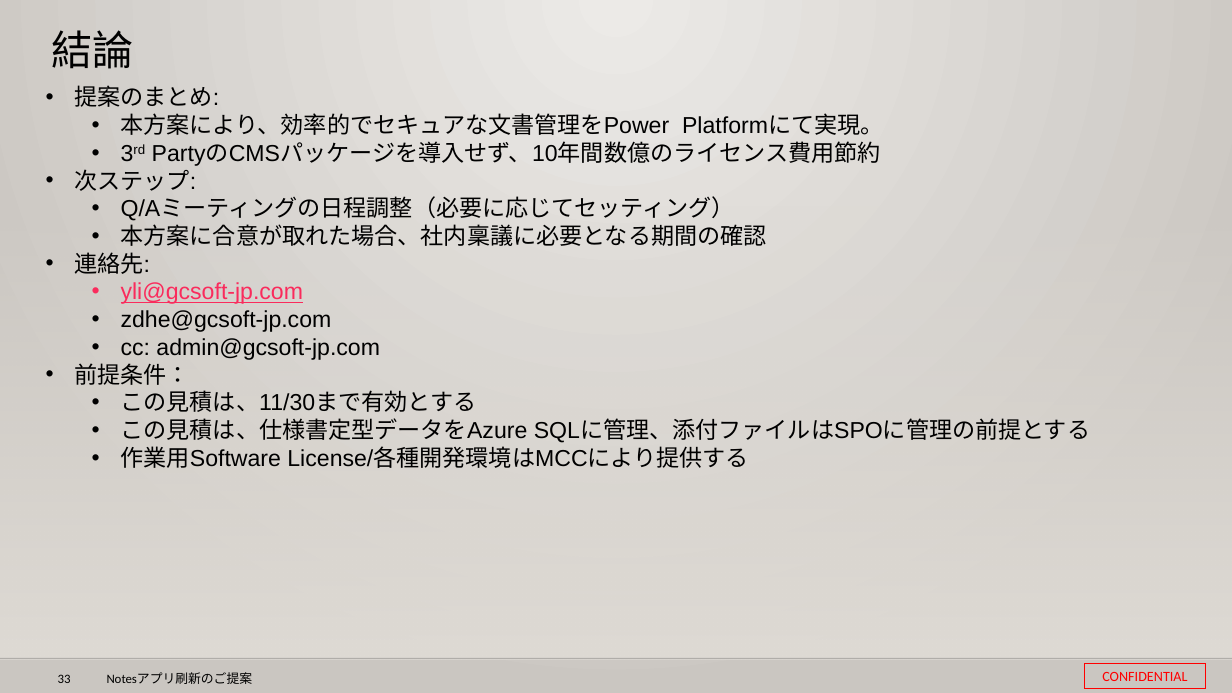
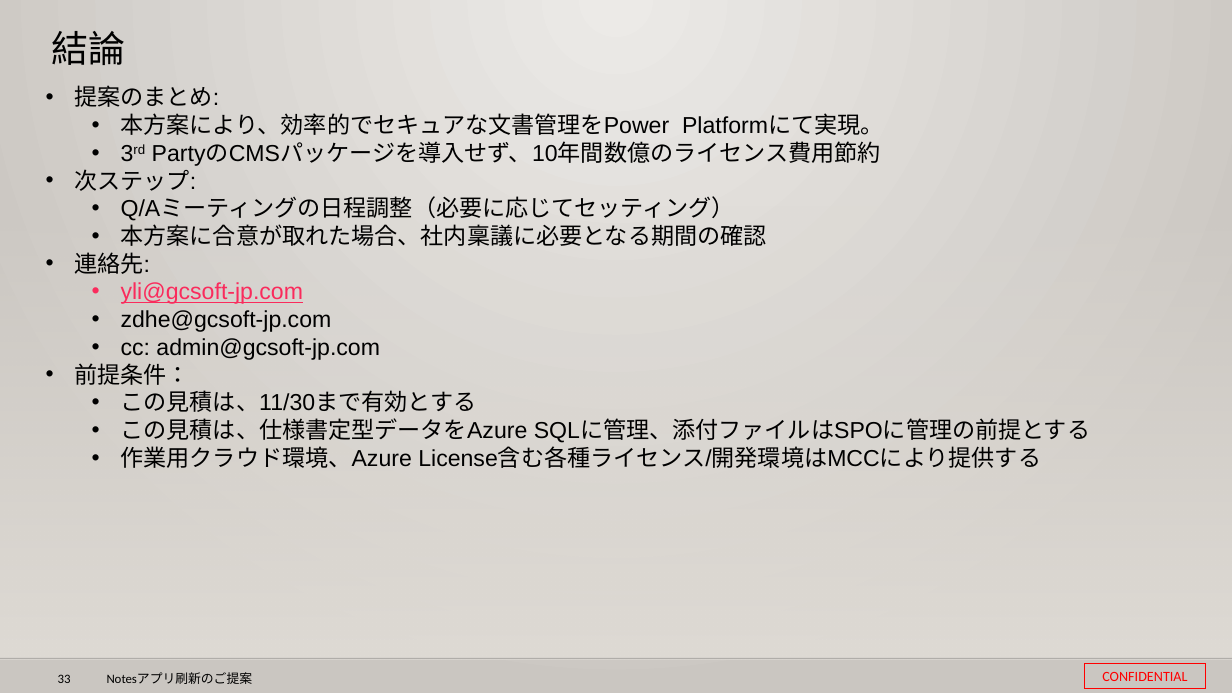
Before and after one commit to 0494938/Notes--CMS-Online, a slide deck: slide 33 of Notesアプリ刷新プロジェクト提案見積もり.v3 (要約付き).pptx. Drawn at 1232x693 pixels with LibreOffice and Linux fonts; fonts in the diff are those of the drawing; background and template pictures are left out. Boxes give left, top, right and bottom in pixels: in the first picture for what was removed or moved away, otherwise in the second. Text is boxed around its words. In the diff, an @@ line names an element or a change of style, - is before the commit and + after.

```diff
--- a/Notesアプリ刷新プロジェクト提案見積もり.v3 (要約付き).pptx
+++ b/Notesアプリ刷新プロジェクト提案見積もり.v3 (要約付き).pptx
@@ title "結論" at bbox=[51, 31, 125, 65]: size 32 to 28.8 pt, font Calibri to Noto Sans CJK JP @@
@@ text at bbox=[121, 446, 1041, 468]: text changed @@
-  • 作業用Software License/各種開発環境はMCCにより提供する
+  • 作業用クラウド環境、Azure License含む各種ライセンス/開発環境はMCCにより提供する
```
Also in this commit, not shown: 12 other slides changed, 1 other file.
